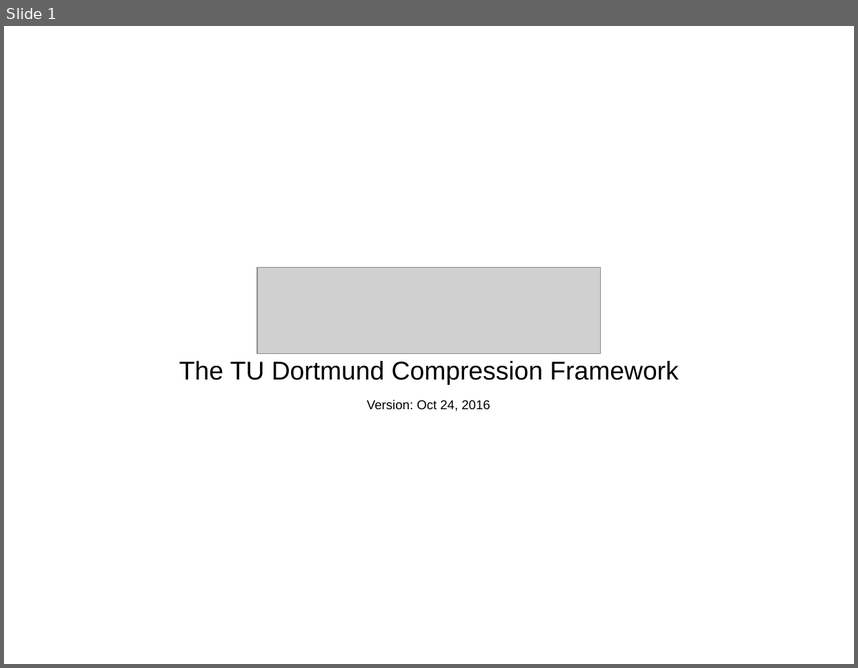
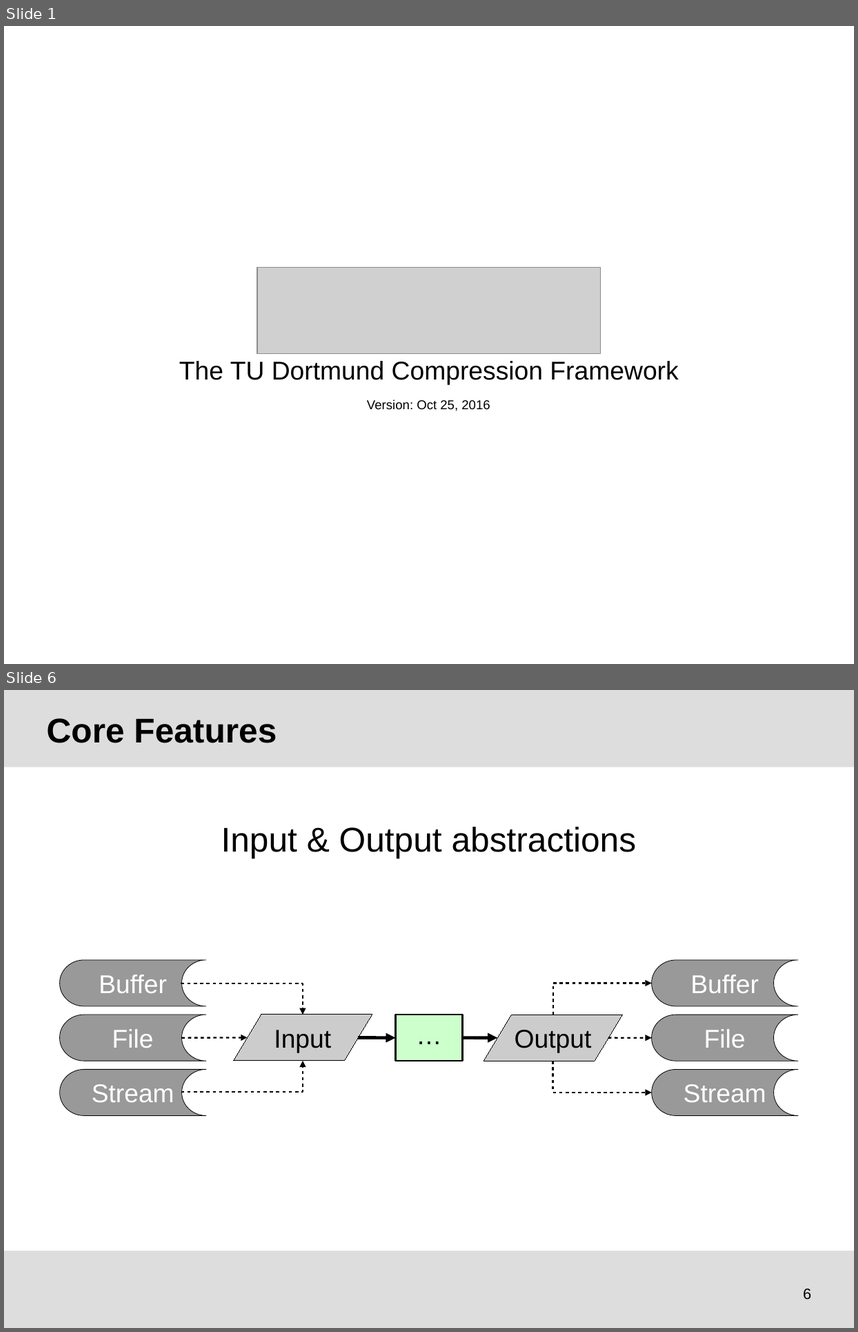
Before and after one commit to tudocomp/tudocomp, a slide deck: etc/presentation.odp. Shown one above the other, each under a label of ours: slide 1 before the commit, slides 1 and 6 after it; the slides between them are not shown. The pictures are 858x668 and 858x1332 pixels, drawn with LibreOffice and Linux fonts; fonts in the diff are those of the drawing; grey boxes stand for pictures; background and template pictures are left out. Boxes give left, top, right and bottom in pixels: in the first picture for what was removed or moved away, otherwise in the second. Text is boxed around its words. In the diff, an @@ line names an element or a change of style, - is before the commit and + after.

```diff
--- a/etc/presentation.odp
+++ b/etc/presentation.odp
@@ slide 6 added at (4,690,854,1328), background #FFFFFF @@
@@ rectangle added at (4,690,854,767), fill #DDDDDD @@
@@ title added at (47,718,277,743), 32 pt, text #000000, bold @@
+Core Features
@@ text added at (221,827,637,858), 32 pt, text #000000 @@
+Input & Output abstractions
@@ flow chart online storage added at (59,960,206,1006), fill #999999, outline #000000 0.51 pt, 24 pt, text #FFFFFF @@
+Buffer
@@ flow chart online storage added at (652,960,799,1006), fill #999999, outline #000000 0.51 pt, 24 pt, text #FFFFFF @@
+Buffer
@@ elbow arrow added from (182, 983) to (303, 1014), #000000 1.5 pt @@
@@ elbow arrow added from (553, 1015) to (652, 983), #000000 1.5 pt @@
@@ flow chart online storage added at (59,1015,206,1061), fill #999999, outline #000000 0.51 pt, 24 pt, text #FFFFFF @@
+File
@@ flow chart input output added at (233,1014,372,1061), fill #CCCCCC, outline #000000 0 pt, 24 pt, text #000000 @@
+Input
@@ rectangle added at (396,1015,463,1061), fill #CCFFCC, outline #000000 1.5 pt, 24 pt, text #000000 @@
+…
@@ flow chart input output added at (484,1015,623,1061), fill #CCCCCC, outline #000000 0 pt, 24 pt, text #000000 @@
+Output
@@ flow chart online storage added at (652,1015,799,1061), fill #999999, outline #000000 0.51 pt, 24 pt, text #FFFFFF @@
+File
@@ arrow added from (181, 1038) to (247, 1037), #000000 1.5 pt @@
@@ arrow added from (358, 1037) to (396, 1038), #000000 3 pt @@
@@ arrow added from (463, 1038) to (497, 1038), #000000 3 pt @@
@@ arrow added from (608, 1038) to (652, 1038), #000000 1.5 pt @@
@@ elbow arrow added from (182, 1093) to (303, 1061), #000000 1.5 pt @@
@@ elbow arrow added from (553, 1061) to (652, 1093), #000000 1.5 pt @@
@@ flow chart online storage added at (59,1069,206,1116), fill #999999, outline #000000 0.51 pt, 24 pt, text #FFFFFF @@
+Stream
@@ flow chart online storage added at (652,1069,799,1116), fill #999999, outline #000000 0.51 pt, 24 pt, text #FFFFFF @@
+Stream
@@ rectangle added at (4,1251,854,1328), fill #DDDDDD @@
@@ page number added at (803,1288,811,1299), 14 pt, text #000000 @@
+6
@@ slide 1 changed as well @@
@@ text at (367,399,490,411): text changed @@
-Version: Oct 24, 2016
+Version: Oct 25, 2016
```
Also in this commit, not shown: 8 other slides changed, 4 other slides added.
